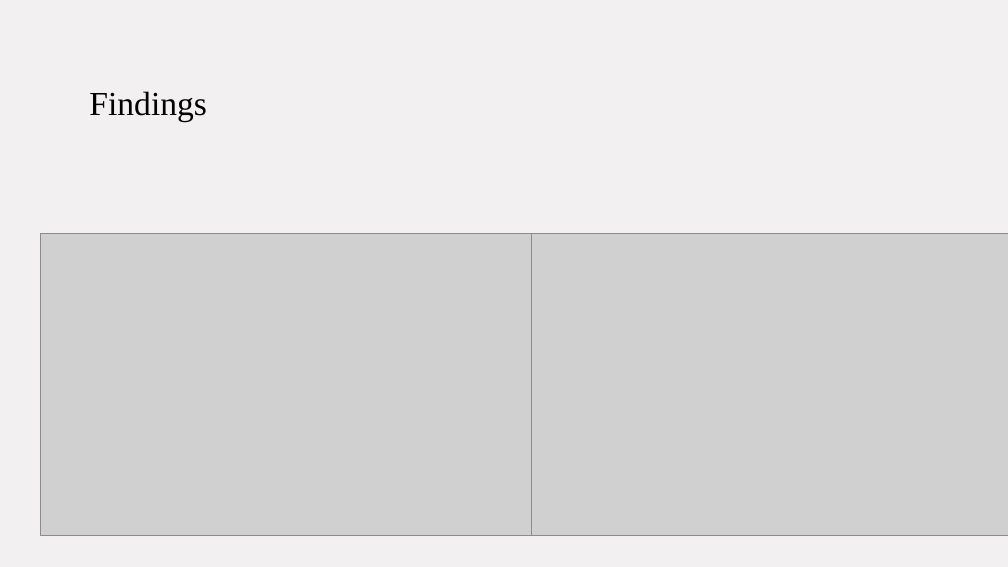
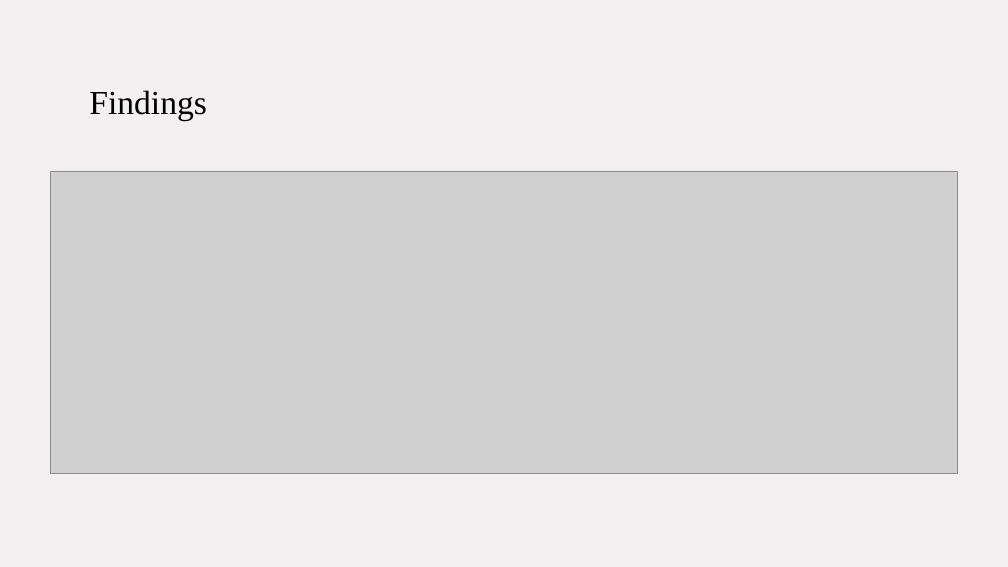
Before and after one commit to afong3/hardiness, a slide deck: slide 10 of final/presentation.pptx (slide 9 before the commit). Drawn at 1008x567 pixels with LibreOffice and Linux fonts; fonts in the diff are those of the drawing; grey boxes stand for pictures. Boxes give left, top, right and bottom in pixels: in the first picture for what was removed or moved away, otherwise in the second. Text is boxed around its words. In the diff, an @@ line names an element or a change of style, - is before the commit and + after.

```diff
--- a/final/presentation.pptx
+++ b/final/presentation.pptx
@@ title "Findings" at <box>89,90,207,120</box>: vertical alignment top to bottom @@
@@ picture added at <box>51,171,958,473</box> @@
@@ picture removed at <box>40,234,569,536</box> @@
@@ picture removed at <box>532,233,1008,535</box> @@
```
Also in this commit, not shown: 5 other slides changed, 2 slides added, 19 other files.
